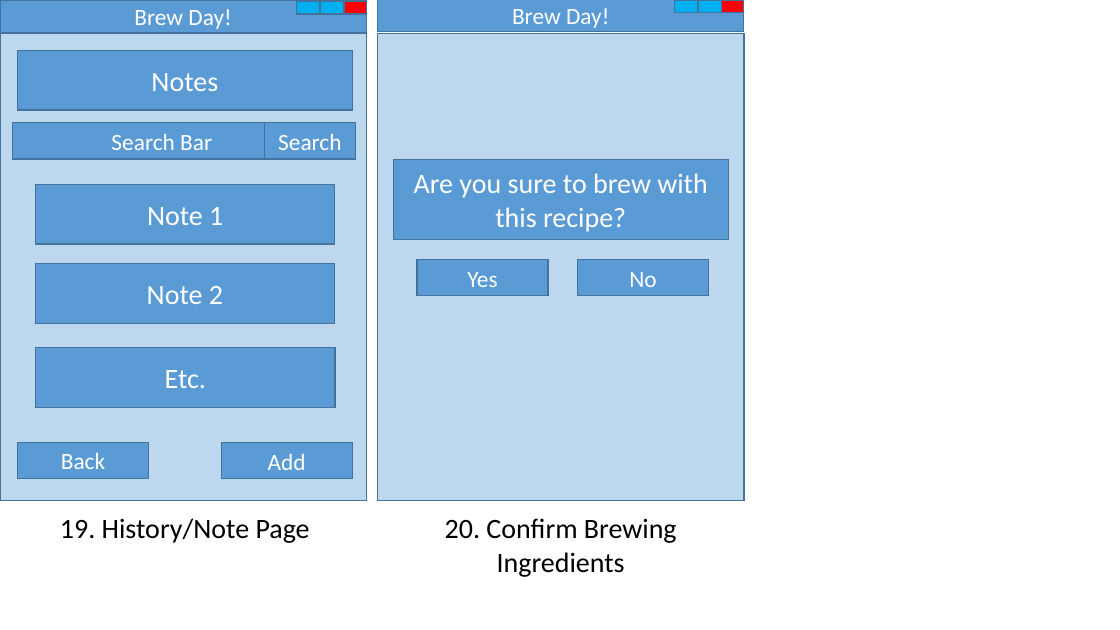
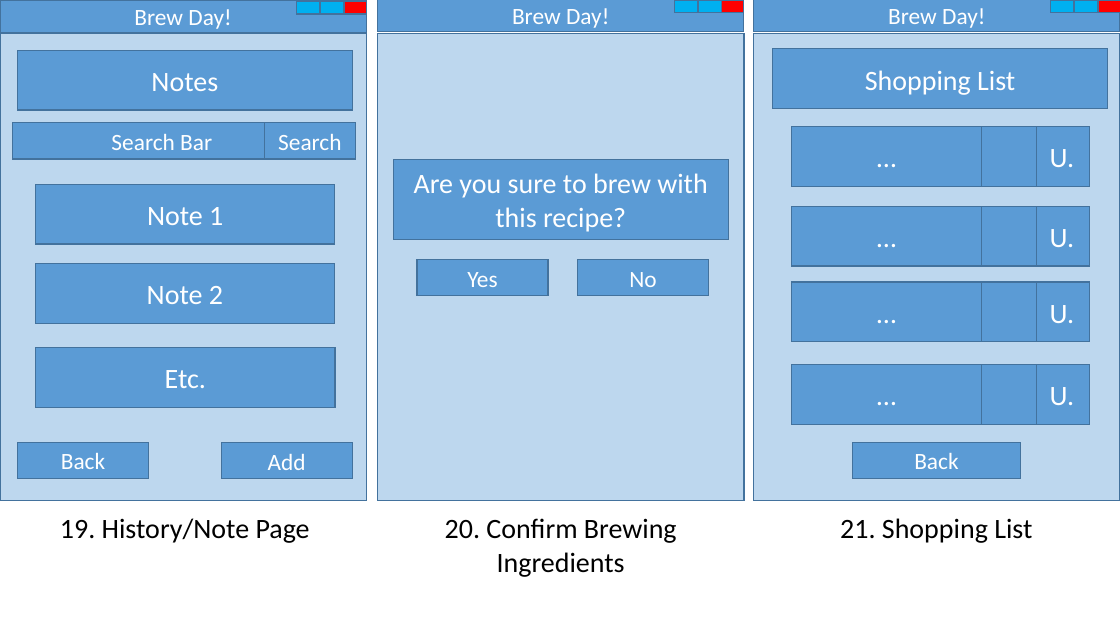
Before and after one commit to RainySummerLuo/SoftwareEngineering, a slide deck: slide 7 of Software Development Workshop III/UI.pptx. Drawn at 1120x630 pixels with LibreOffice and Linux fonts; fonts in the diff are those of the drawing. Boxes give left, top, right and bottom in pixels: in the first picture for what was removed or moved away, otherwise in the second. Text is boxed around its words. In the diff, an @@ line names an element or a change of style, - is before the commit and + after.

```diff
--- a/Software Development Workshop III/UI.pptx
+++ b/Software Development Workshop III/UI.pptx
@@ rectangle added at (754,0,1120,32), fill #5B9BD5, outline #43739E 1 pt, 20 pt, text #FFFFFF @@
+Brew Day!
@@ rectangle added at (1050,0,1074,13), fill #00B0F0, outline #43739E 1 pt @@
@@ rectangle added at (1051,0,1075,13), fill #00B0F0, outline #43739E 1 pt @@
@@ rectangle added at (1075,0,1098,13), fill #00B0F0, outline #43739E 1 pt @@
@@ rectangle added at (1096,0,1120,13), fill #FF0000, outline #43739E 1 pt @@
@@ rectangle added at (1097,0,1120,13), fill #FF0000, outline #43739E 1 pt @@
@@ rectangle added at (754,33,1120,501), fill #BDD7EE, outline #43739E 1 pt @@
@@ rectangle added at (773,49,1107,108), fill #5B9BD5, outline #43739E 1 pt, 24 pt, text #FFFFFF @@
+Shopping List
@@ rectangle added at (792,127,982,187), fill #5B9BD5, outline #43739E 1 pt, 24 pt, text #FFFFFF @@
+…
@@ rectangle added at (982,127,1038,187), fill #5B9BD5, outline #43739E 1 pt @@
@@ rectangle added at (1035,127,1091,187), fill #5B9BD5, outline #43739E 1 pt, 24 pt, text #FFFFFF @@
+U.
@@ rectangle added at (792,206,982,266), fill #5B9BD5, outline #43739E 1 pt, 24 pt, text #FFFFFF @@
+…
@@ rectangle added at (982,206,1038,266), fill #5B9BD5, outline #43739E 1 pt @@
@@ rectangle added at (1035,206,1091,266), fill #5B9BD5, outline #43739E 1 pt, 24 pt, text #FFFFFF @@
+U.
@@ rectangle added at (792,282,982,342), fill #5B9BD5, outline #43739E 1 pt, 24 pt, text #FFFFFF @@
+…
@@ rectangle added at (982,282,1038,342), fill #5B9BD5, outline #43739E 1 pt @@
@@ rectangle added at (1035,282,1091,342), fill #5B9BD5, outline #43739E 1 pt, 24 pt, text #FFFFFF @@
+U.
@@ rectangle added at (792,365,982,424), fill #5B9BD5, outline #43739E 1 pt, 24 pt, text #FFFFFF @@
+…
@@ rectangle added at (982,365,1038,424), fill #5B9BD5, outline #43739E 1 pt @@
@@ rectangle added at (1035,365,1091,424), fill #5B9BD5, outline #43739E 1 pt, 24 pt, text #FFFFFF @@
+U.
@@ rectangle added at (853,442,1022,478), fill #5B9BD5, outline #43739E 1 pt, 20 pt, text #FFFFFF @@
+Back
@@ text added at (840,518,1032,543), 24 pt, text #000000 @@
+21. Shopping List
```
Also in this commit, not shown: 2 other slides changed, 5 other files.
